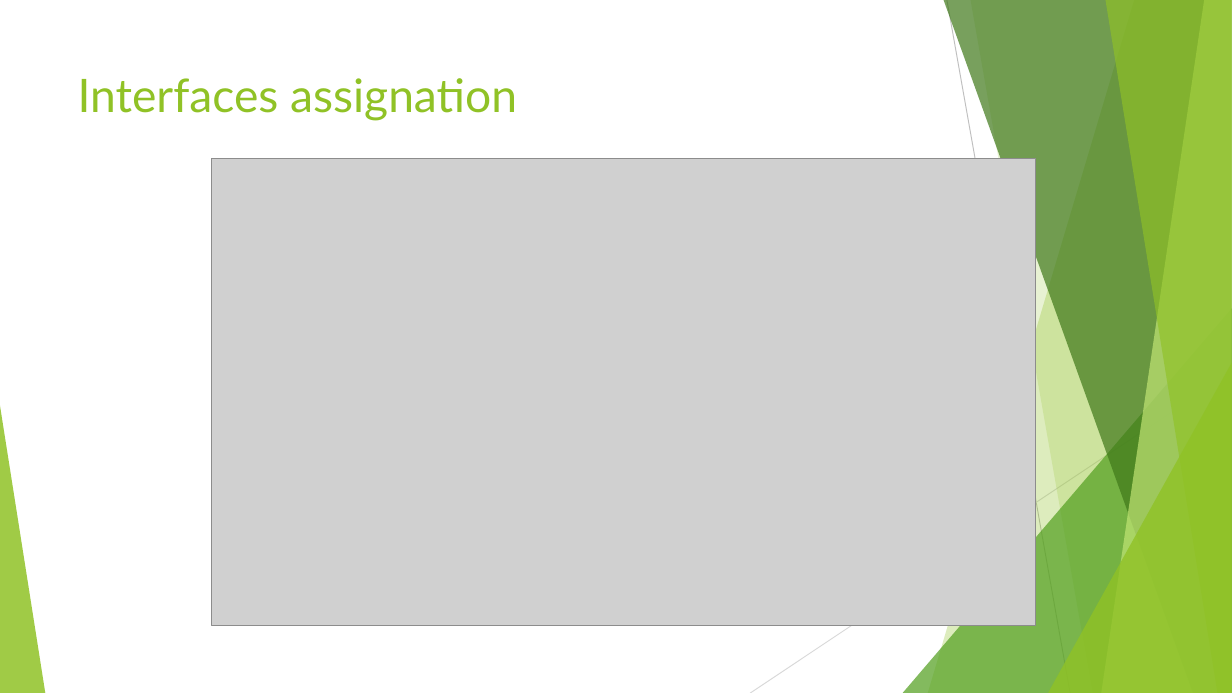
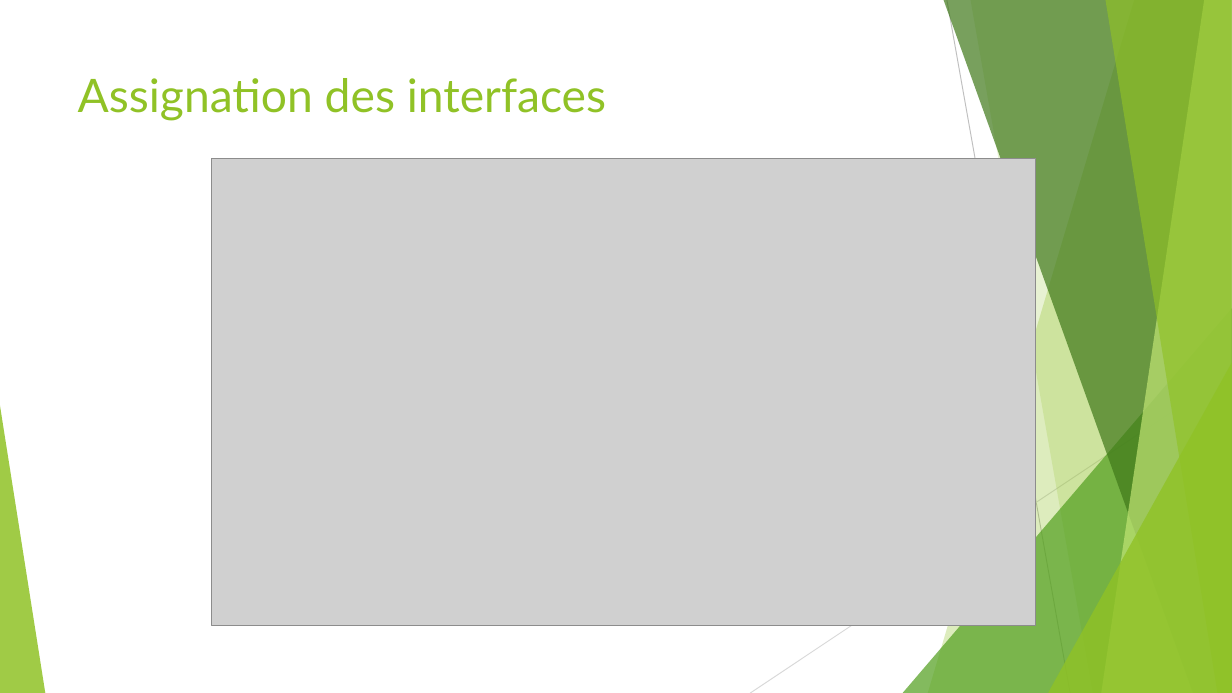
Before and after one commit to worming004/OOPAndGo, a slide deck: slide 12 of PPT/OOPAndGo.pptx. Drawn at 1232x693 pixels with LibreOffice and Linux fonts; fonts in the diff are those of the drawing; grey boxes stand for pictures. Boxes give left, top, right and bottom in pixels: in the first picture for what was removed or moved away, otherwise in the second. Text is boxed around its words. In the diff, an @@ line names an element or a change of style, - is before the commit and + after.

```diff
--- a/PPT/OOPAndGo.pptx
+++ b/PPT/OOPAndGo.pptx
@@ title at (x1=78, y1=78, x2=606, y2=121): text changed @@
-Interfaces assignation
+Assignation des interfaces
```
Also in this commit, not shown: 9 other slides changed, 1 slide added, 1 slide removed, 1 other file.
